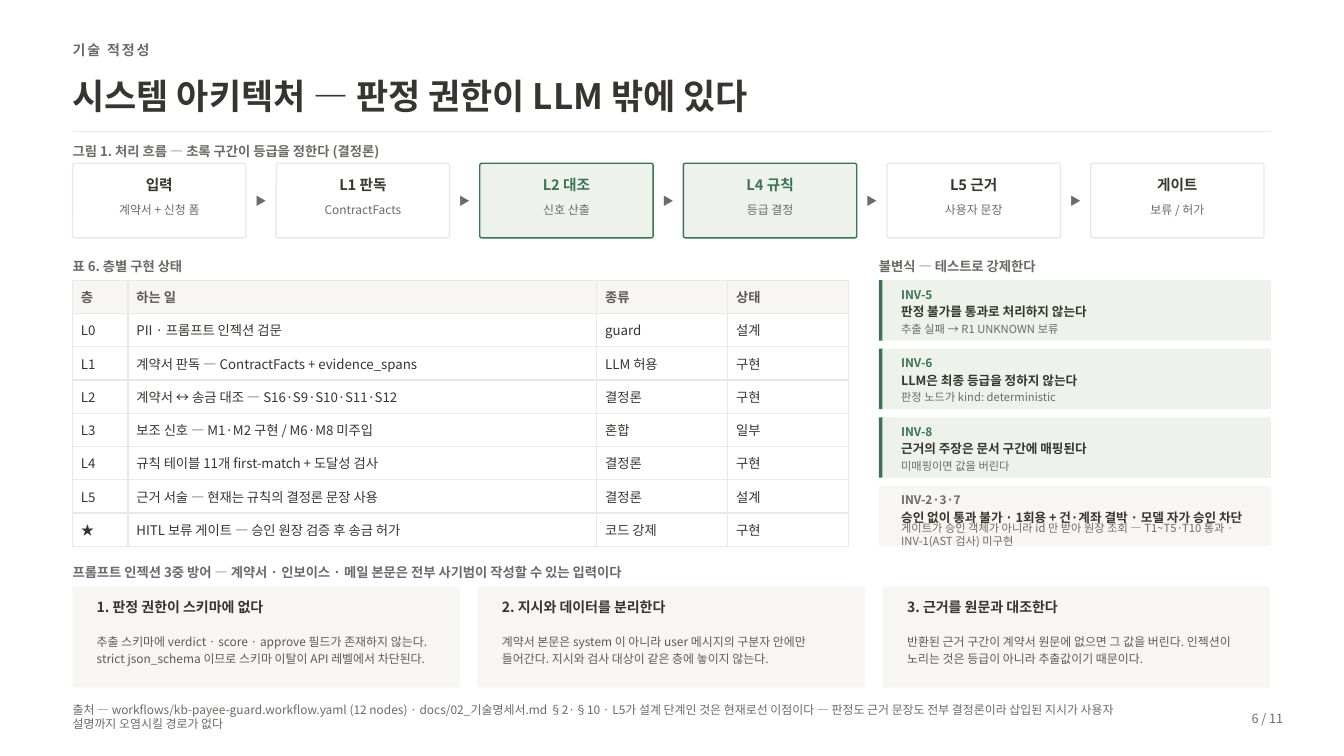
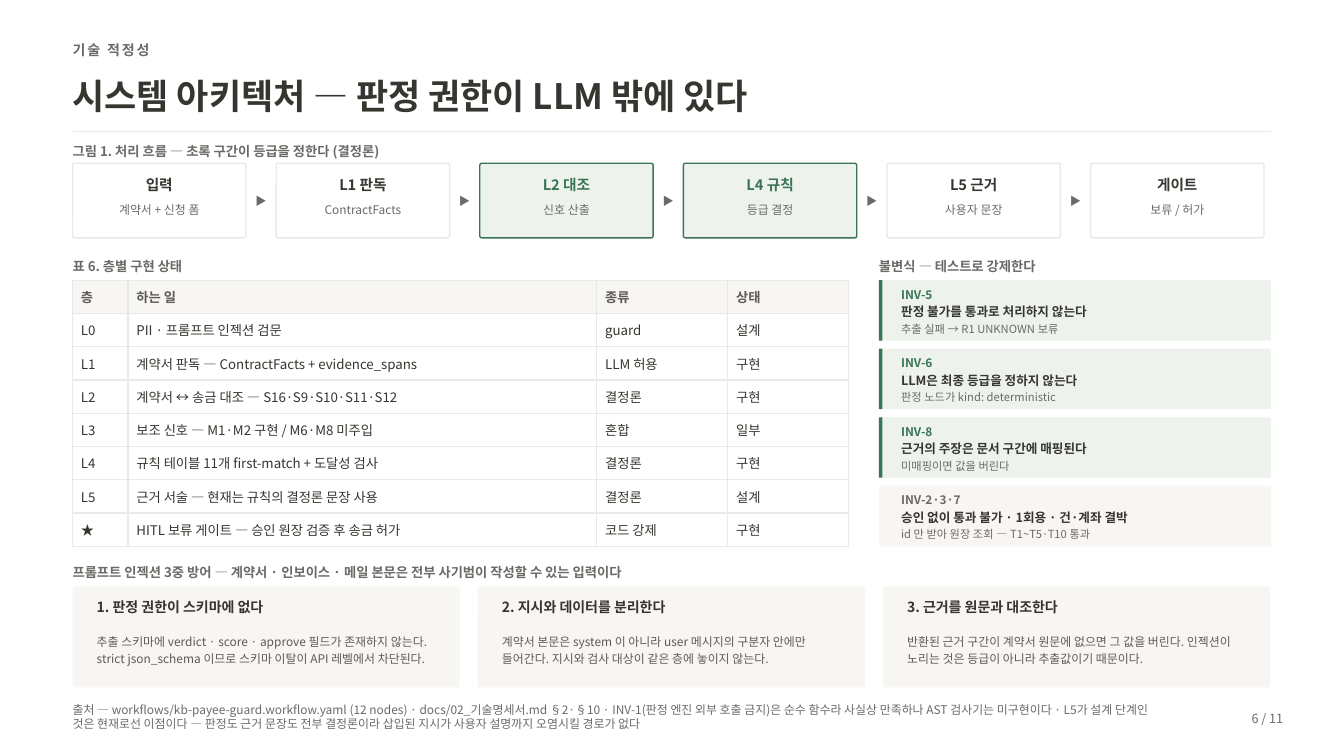
Before and after one commit to Aithor-organization/kb-payee-guard, a slide deck: slide 6 of submission/기술설명서_KB_Payee_Guard.pptx. Drawn at 1344x756 pixels with LibreOffice and Linux fonts; fonts in the diff are those of the drawing. Boxes give left, top, right and bottom in pixels: in the first picture for what was removed or moved away, otherwise in the second. Text is boxed around its words. In the diff, an @@ line names an element or a change of style, - is before the commit and + after.

```diff
--- a/submission/기술설명서_KB_Payee_Guard.pptx
+++ b/submission/기술설명서_KB_Payee_Guard.pptx
@@ text at [901,511,1128,523]: text changed @@
-승인 없이 통과 불가 · 1회용 + 건·계좌 결박 · 모델 자가 승인 차단
+승인 없이 통과 불가 · 1회용 · 건·계좌 결박
@@ text at [901,529,1091,539]: text changed @@
-게이트가 승인 객체가 아니라 id 만 받아 원장 조회 — T1~T5·T10 통과 · INV-1(AST 검사) 미구현
+id 만 받아 원장 조회 — T1~T5·T10 통과
@@ text at [73,704,1148,729]: text changed @@
-출처 — workflows/kb-payee-guard.workflow.yaml (12 nodes) · docs/02_기술명세서.md §2·§10 · L5가 설계 단계인 것은 현재로선 이점이다 — 판정도 근거 문장도 전부 결정론이라 삽입된 지시가 사용자 설명까지 오염시킬 경로가 없다
+출처 — workflows/kb-payee-guard.workflow.yaml (12 nodes) · docs/02_기술명세서.md §2·§10 · INV-1(판정 엔진 외부 호출 금지)은 순수 함수라 사실상 만족하나 AST 검사기는 미구현이다 · L5가 설계 단계인 것은 현재로선 이점이다 — 판정도 근거 문장도 전부 결정론이라 삽입된 지시가 사용자 설명까지 오염시킬 경로가 없다
```
